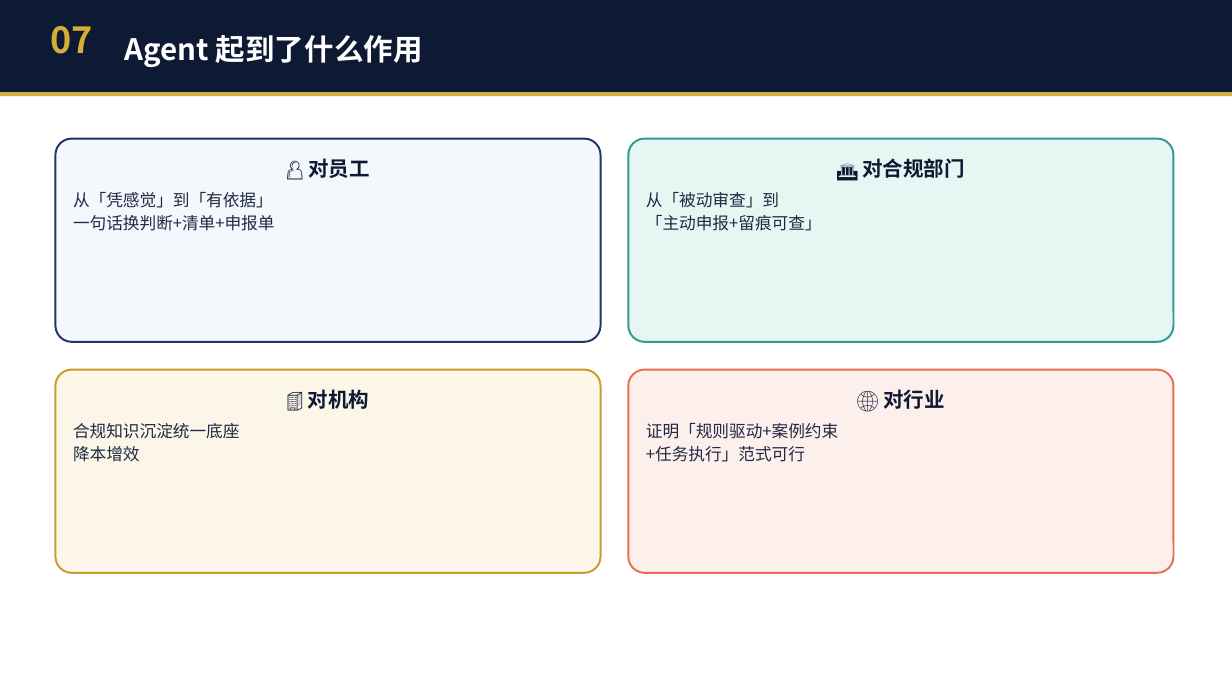
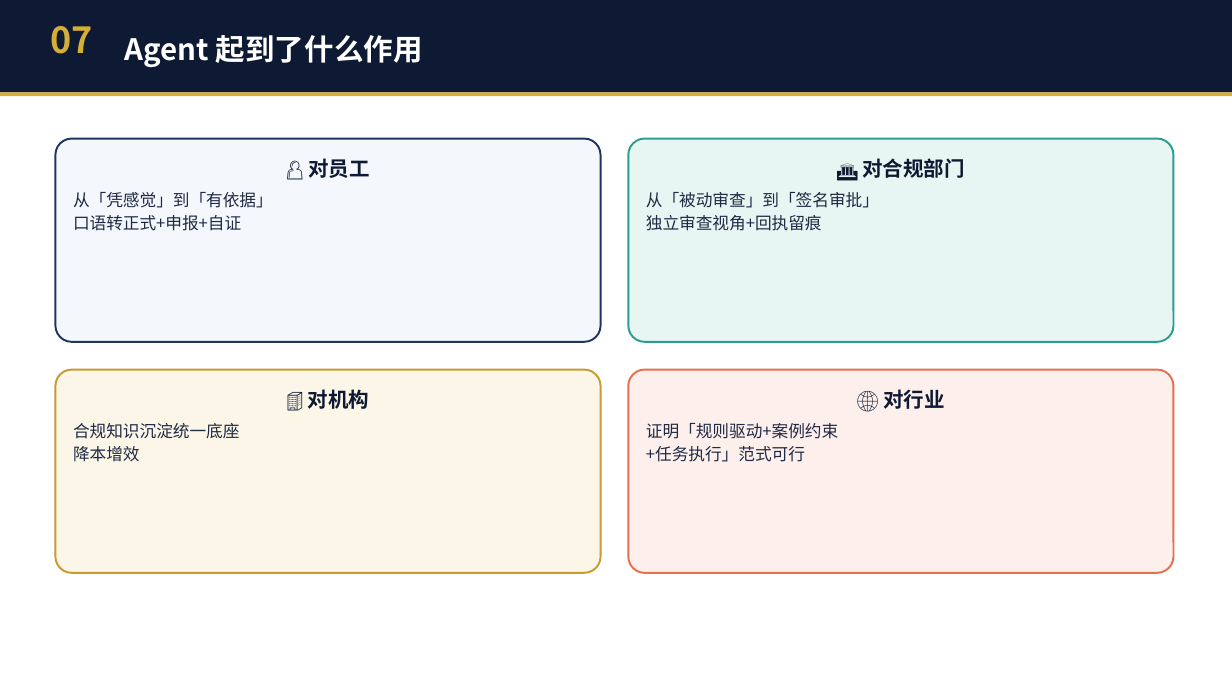
Before and after one commit to JackMA-SYSU/cfa-compliance-assistant, a slide deck: slide 8 of 商策PPT_暑假不回家队.pptx. Drawn at 1232x693 pixels with LibreOffice and Linux fonts; fonts in the diff are those of the drawing. Boxes give left, top, right and bottom in pixels: in the first picture for what was removed or moved away, otherwise in the second. Text is boxed around its words. In the diff, an @@ line names an element or a change of style, - is before the commit and + after.

```diff
--- a/商策PPT_暑假不回家队.pptx
+++ b/商策PPT_暑假不回家队.pptx
@@ text in rounded rectangle at <box>73,192,273,231</box>: text changed @@
-从「凭感觉」到「有依据」
-一句话换判断+清单+申报单
+从「凭感觉」到「有依据」
+口语转正式+申报+自证
@@ text in rounded rectangle at <box>646,192,879,231</box>: text changed @@
-从「被动审查」到
-「主动申报+留痕可查」
+从「被动审查」到「签名审批」
+独立审查视角+回执留痕
```
Also in this commit, not shown: 4 other slides changed, 6 other files.
